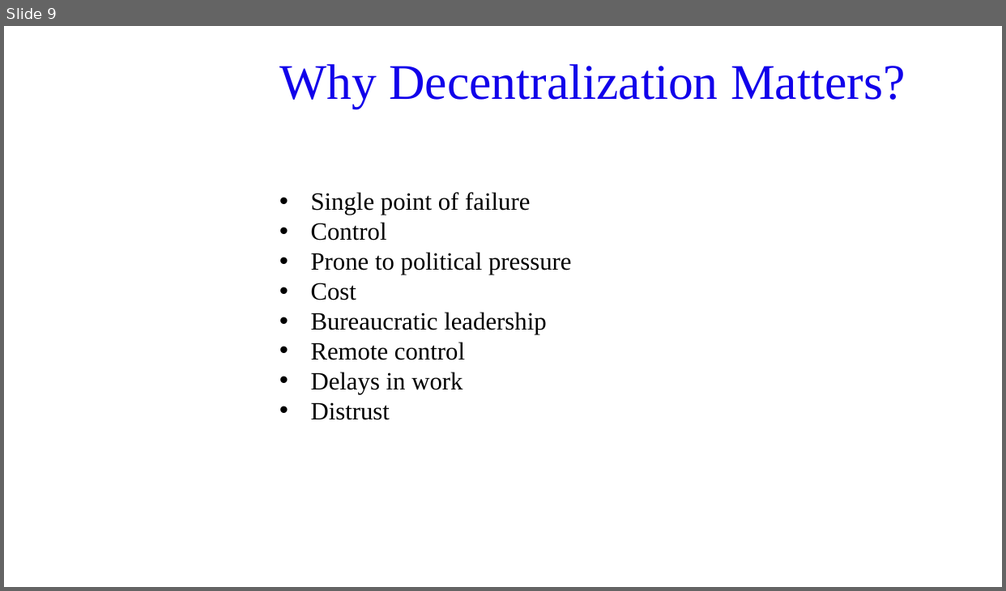
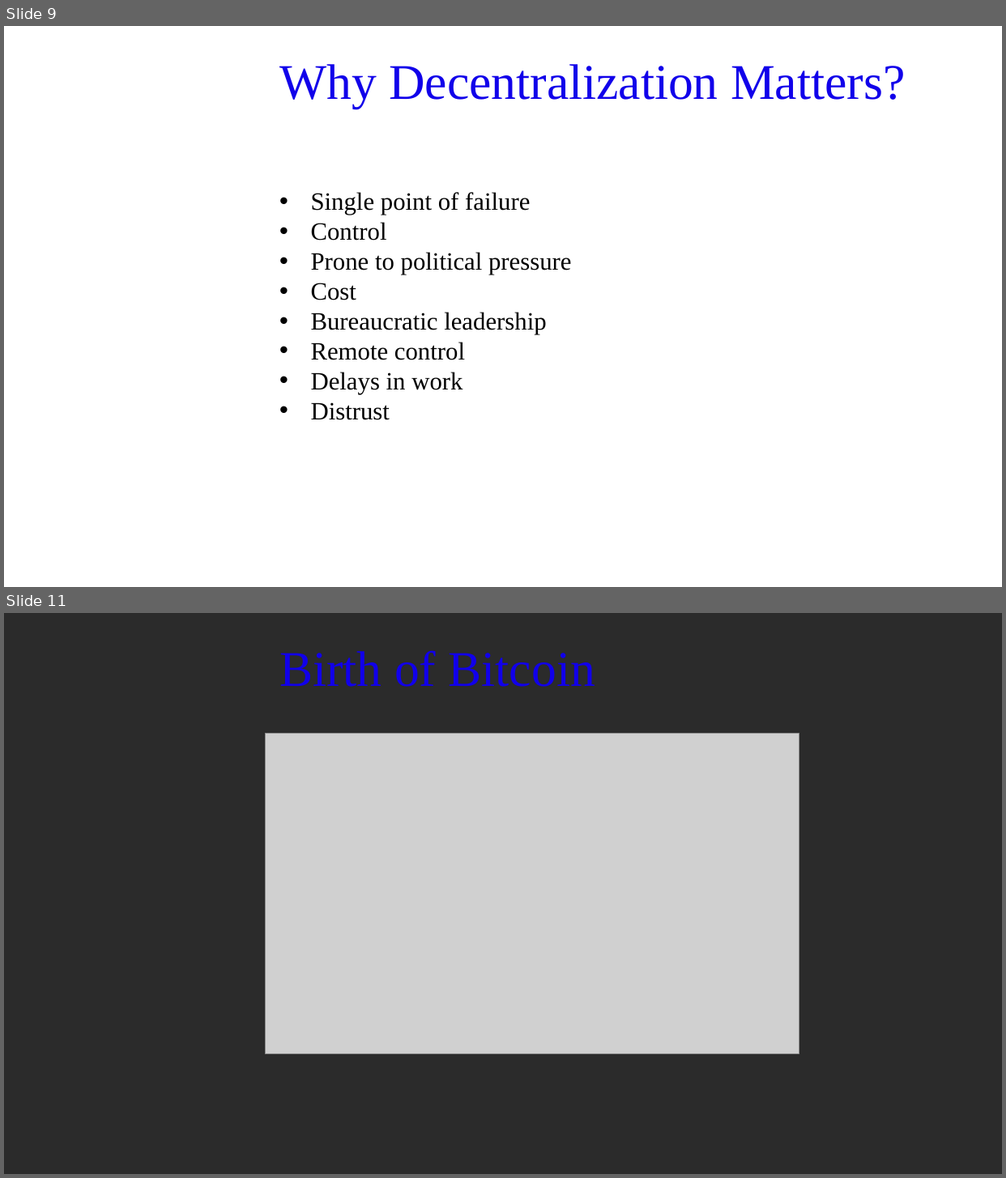
Before and after one commit to FIVIL/KtuPresentation, a slide deck: Blockchain 101.pptx. Shown one above the other, each under a label of ours: slide 9 before the commit, slides 9 and 11 after it; the slides between them are not shown. The pictures are 1006x591 and 1006x1178 pixels, drawn with LibreOffice and Linux fonts; fonts in the diff are those of the drawing; grey boxes stand for pictures; background and template pictures are left out; a plain dark background stands for a picture behind light text. Boxes give left, top, right and bottom in pixels: in the first picture for what was removed or moved away, otherwise in the second. Text is boxed around its words. In the diff, an @@ line names an element or a change of style, - is before the commit and + after.

```diff
--- a/Blockchain 101.pptx
+++ b/Blockchain 101.pptx
@@ slide 11 added at <box>4,613,1002,1174</box>, background picture (left out) @@
@@ title added at <box>279,650,595,687</box>, 36 pt, text #1100EA @@
+Birth of Bitcoin
@@ picture added at <box>266,734,799,1054</box> @@
```
Also in this commit, not shown: 1 slide changed.
